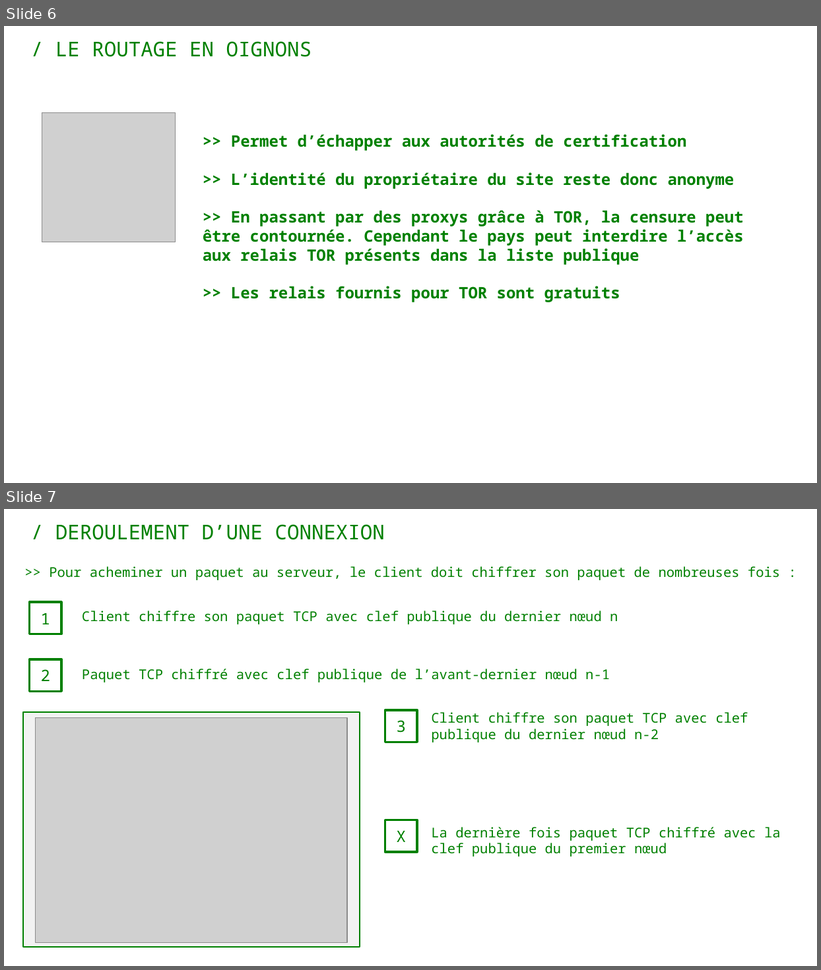
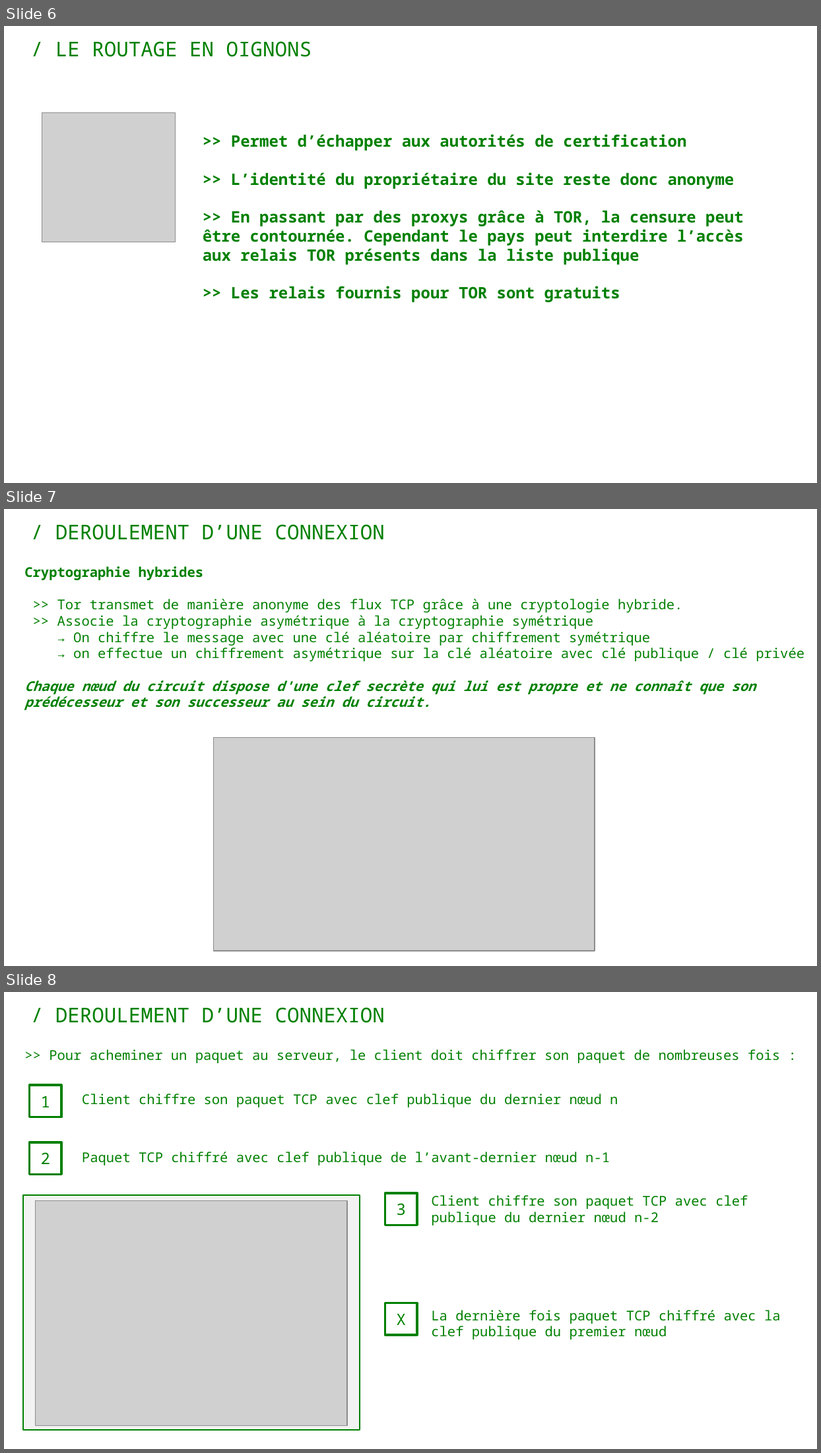
Before and after one commit to ZeNoob4/TOOOOOOOOOOOR, a slide deck: TOR - PRESENTATION.pptx. Shown one above the other, each under a label of ours: slides 6 and 7 before the commit, slides 6, 7 and 8 after it. The pictures are 821x970 and 821x1453 pixels, drawn with LibreOffice and Linux fonts; fonts in the diff are those of the drawing; grey boxes stand for pictures. Boxes give left, top, right and bottom in pixels: in the first picture for what was removed or moved away, otherwise in the second. Text is boxed around its words. In the diff, an @@ line names an element or a change of style, - is before the commit and + after.

Commit message:
ADD CRYPTO HYBRIDE

```diff
--- a/TOR - PRESENTATION.pptx
+++ b/TOR - PRESENTATION.pptx
@@ slide 7 added at [4, 509, 817, 966], background #FFFFFF @@
@@ text added at [55, 524, 385, 540], 18 pt, text #008000 @@
+/ DEROULEMENT D’UNE CONNEXION
@@ text added at [24, 566, 805, 710], 12 pt, text #008000 @@
+Cryptographie hybrides
+>> Tor transmet de manière anonyme des flux TCP grâce à une cryptologie hybride.
+>> Associe la cryptographie asymétrique à la cryptographie symétrique
+→ On chiffre le message avec une clé aléatoire par chiffrement symétrique
+→ on effectue un chiffrement asymétrique sur la clé aléatoire avec clé publique / clé privée
+Chaque nœud du circuit dispose d'une clef secrète qui lui est propre et ne connaît que son prédécesseur et son successeur au sein du circuit.
@@ picture added at [214, 737, 595, 951] @@
@@ what was slide 7 is now slide 8 @@
```
